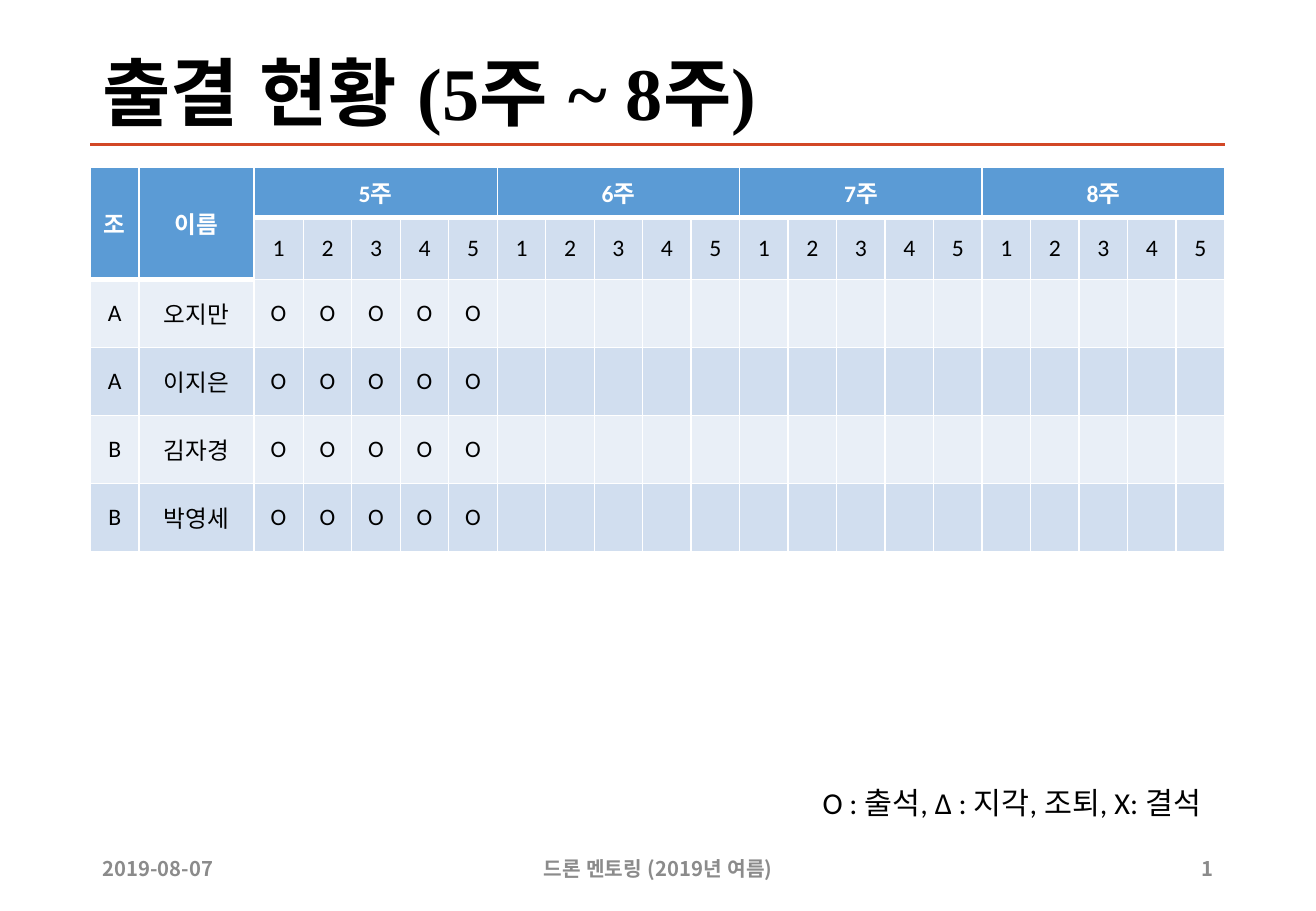
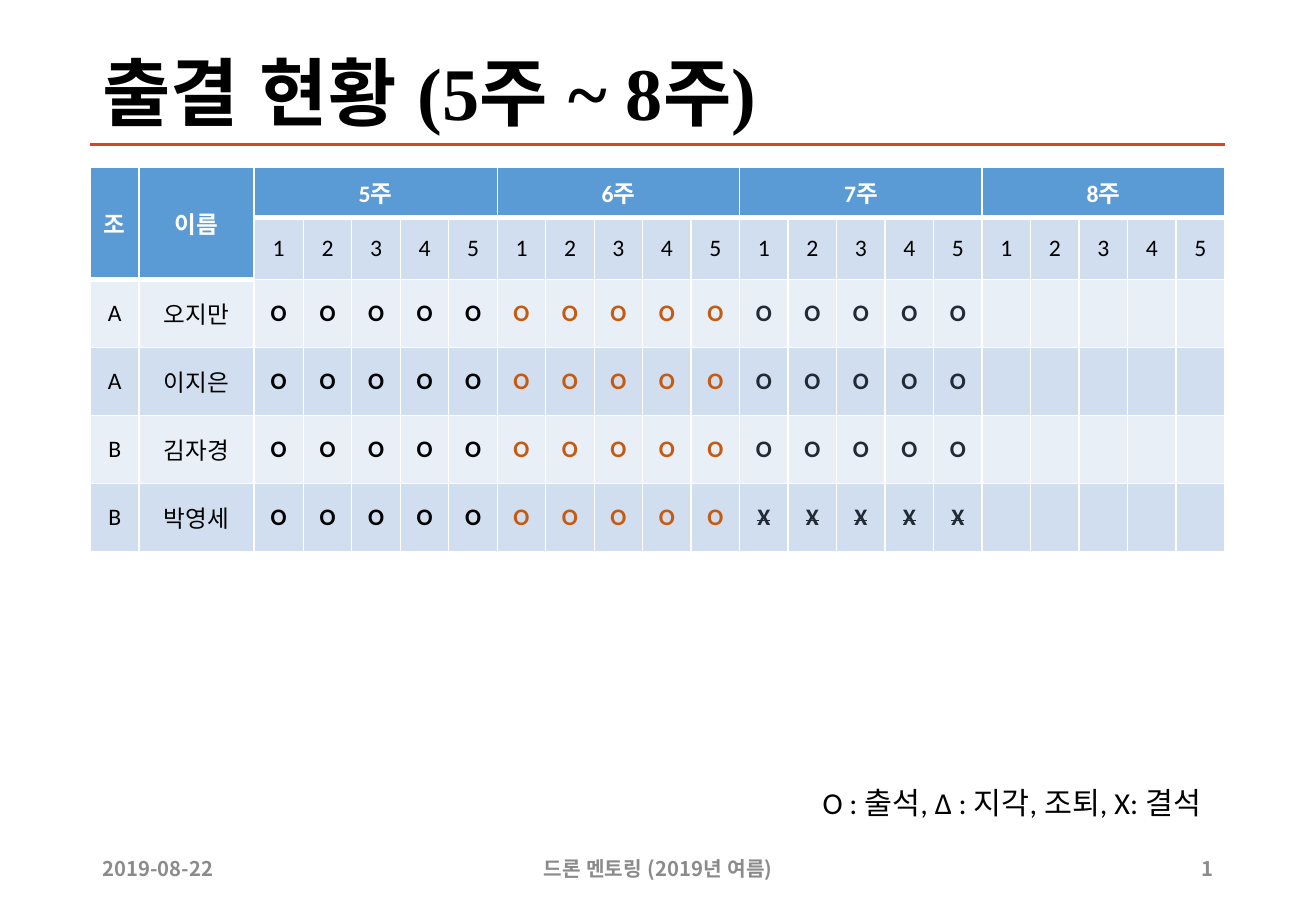
Before and after one commit to sunabove/drone_mentoring, a slide deck: slide 1 of 110 드론 멘토링 출결 현황 V1.1.pptx. Drawn at 1316x911 pixels with LibreOffice and Linux fonts; fonts in the diff are those of the drawing. Boxes give left, top, right and bottom in pixels: in the first picture for what was removed or moved away, otherwise in the second. Text is boxed around its words. In the diff, an @@ line names an element or a change of style, - is before the commit and + after.

```diff
--- a/110 드론 멘토링 출결 현황 V1.1.pptx
+++ b/110 드론 멘토링 출결 현황 V1.1.pptx
@@ table at [90,166,1227,552] @@
-row 3: A | 오지만 | O | O | O | O | O |  |  |  |  |  |  |  |  |  |  |  |  |  |  | 
+row 3: A | 오지만 | O | O | O | O | O | O | O | O | O | O | O | O | O | O | O |  |  |  |  | 
-row 4: A | 이지은 | O | O | O | O | O |  |  |  |  |  |  |  |  |  |  |  |  |  |  | 
+row 4: A | 이지은 | O | O | O | O | O | O | O | O | O | O | O | O | O | O | O |  |  |  |  | 
-row 5: B | 김자경 | O | O | O | O | O |  |  |  |  |  |  |  |  |  |  |  |  |  |  | 
+row 5: B | 김자경 | O | O | O | O | O | O | O | O | O | O | O | O | O | O | O |  |  |  |  | 
-row 6: B | 박영세 | O | O | O | O | O |  |  |  |  |  |  |  |  |  |  |  |  |  |  | 
+row 6: B | 박영세 | O | O | O | O | O | O | O | O | O | O | X | X | X | X | X |  |  |  |  | 
@@ bold on in "O", "O", "O", "O" and 16 more places @@
@@ text at [103,861,213,876]: text changed @@
-2019-08-07
+2019-08-22
```
Also in this commit, not shown: 1 other slide changed, 4 other files.
